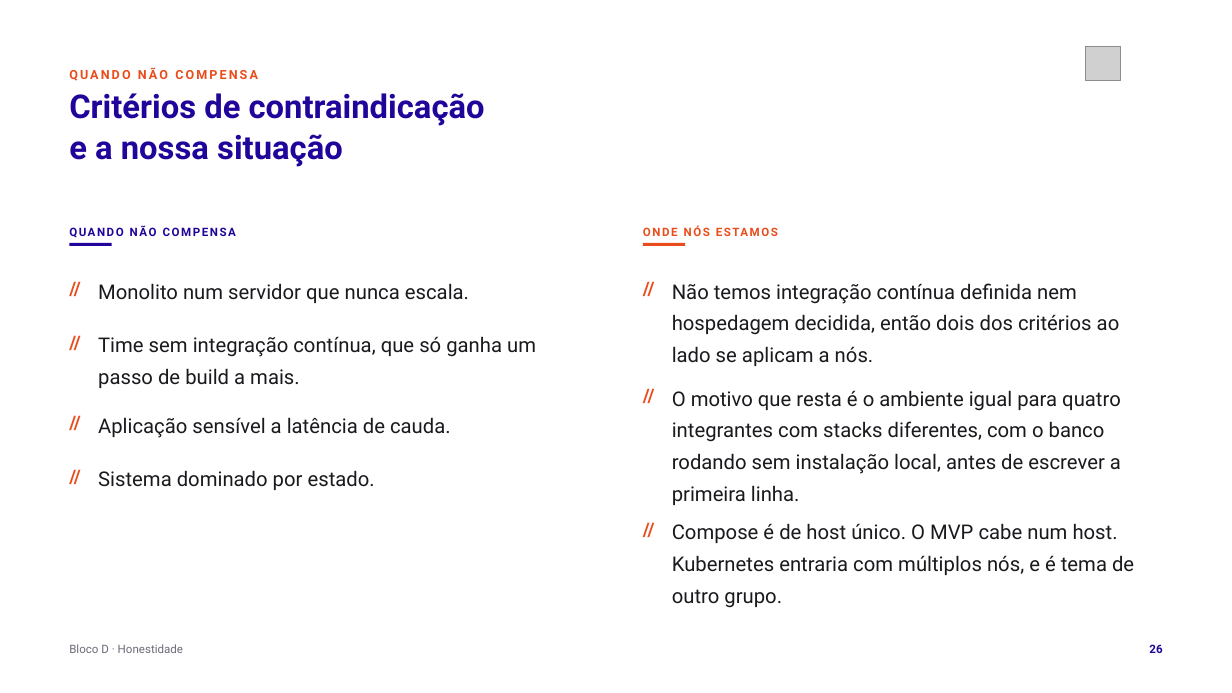
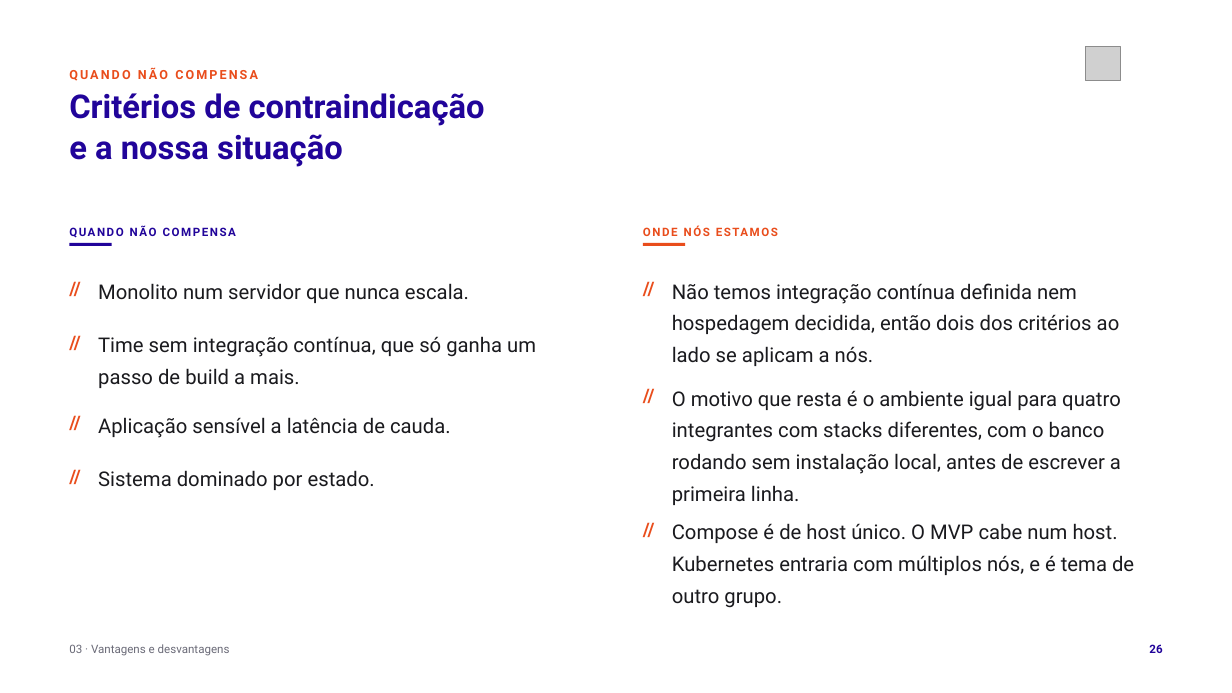
Before and after one commit to tcpassos/invite-app, a slide deck: slide 26 of trabalhos/T1-Docker-Invite-People.pptx. Drawn at 1232x693 pixels with LibreOffice and Linux fonts; fonts in the diff are those of the drawing; grey boxes stand for pictures. Boxes give left, top, right and bottom in pixels: in the first picture for what was removed or moved away, otherwise in the second. Text is boxed around its words. In the diff, an @@ line names an element or a change of style, - is before the commit and + after.

```diff
--- a/trabalhos/T1-Docker-Invite-People.pptx
+++ b/trabalhos/T1-Docker-Invite-People.pptx
@@ text at <box>69,644,230,656</box>: text changed @@
-Bloco D · Honestidade
+03 · Vantagens e desvantagens
```
Also in this commit, not shown: 29 other slides changed, 33 other files.
